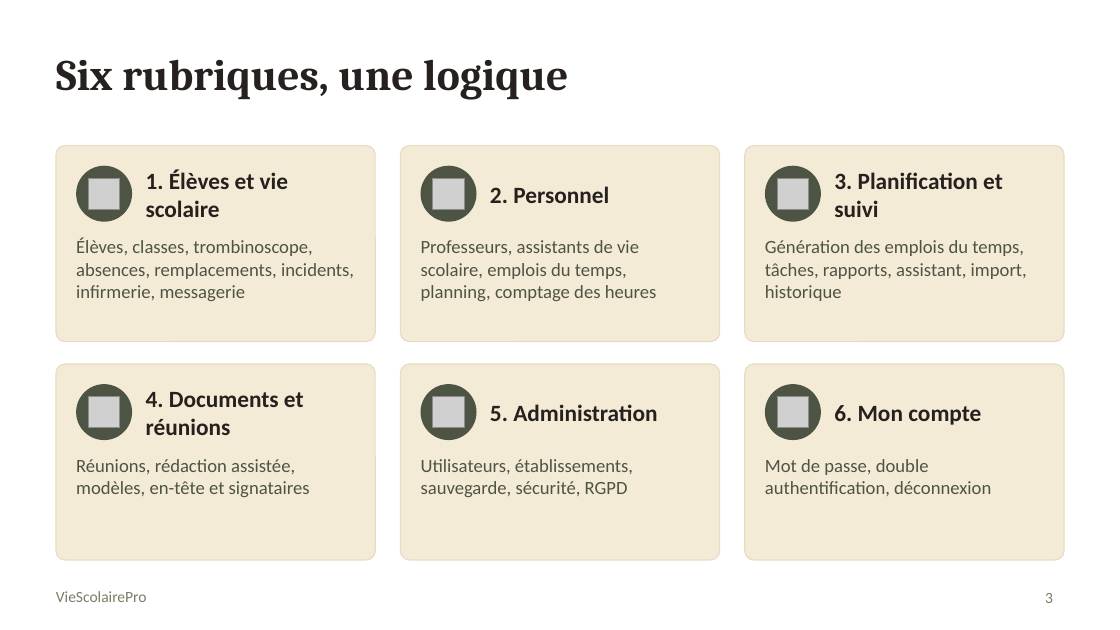
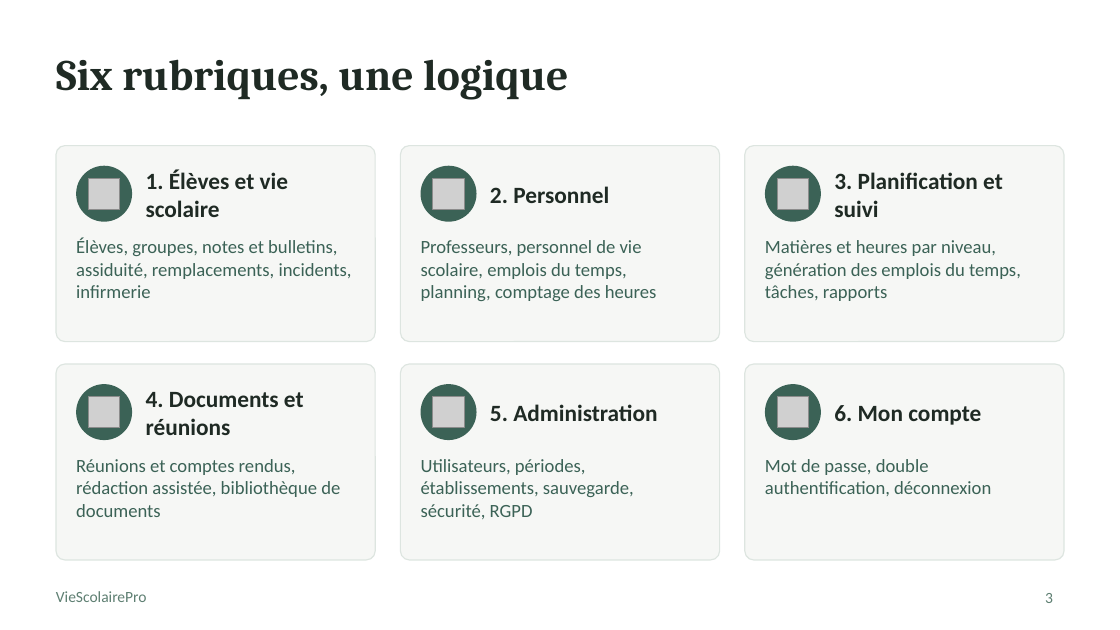
Before and after one commit to selwateaching/academie, a slide deck: slide 3 of presentation/VieScolairePro_presentation.pptx. Drawn at 1120x630 pixels with LibreOffice and Linux fonts; fonts in the diff are those of the drawing; grey boxes stand for pictures. Boxes give left, top, right and bottom in pixels: in the first picture for what was removed or moved away, otherwise in the second. Text is boxed around its words. In the diff, an @@ line names an element or a change of style, - is before the commit and + after.

```diff
--- a/presentation/VieScolairePro_presentation.pptx
+++ b/presentation/VieScolairePro_presentation.pptx
@@ text at (76,238,352,298): text changed; text colour #4E5443 to #3B6256 @@
-Élèves, classes, trombinoscope, absences, remplacements, incidents, infirmerie, messagerie
+Élèves, groupes, notes et bulletins, assiduité, remplacements, incidents, infirmerie
@@ text at (421,240,657,301): text changed; text colour #4E5443 to #3B6256 @@
-Professeurs, assistants de vie scolaire, emplois du temps, planning, comptage des heures
+Professeurs, personnel de vie scolaire, emplois du temps, planning, comptage des heures
@@ text at (765,240,1021,301): text changed; text colour #4E5443 to #3B6256 @@
-Génération des emplois du temps, tâches, rapports, assistant, import, historique
+Matières et heures par niveau, génération des emplois du temps, tâches, rapports
@@ fill #F4EBD7 to #F6F7F5; outline #E6DCC3 0.75 pt to #DDE5E0 0.75 pt in 6 elements at (56,146,375,342), (401,146,720,342), (745,146,1064,342), (56,364,375,560), (401,364,720,560), (745,364,1064,560) @@
@@ fill #4E5443 to #3B6256 in 6 elements at (76,166,132,222), (420,166,476,222), (765,166,821,222), (76,384,132,440), (420,384,476,440), (765,384,821,440) @@
@@ text colour #26211E to #1F2A24 in 6 elements at (146,169,288,217), (490,186,609,203), (834,172,1003,217), (146,392,304,435), (490,404,657,421), (834,405,981,425) @@
@@ text at (76,459,340,517): text changed; text colour #4E5443 to #3B6256 @@
-Réunions, rédaction assistée, modèles, en-tête et signataires
+Réunions et comptes rendus, rédaction assistée, bibliothèque de documents
@@ text at (421,459,634,519): text changed; text colour #4E5443 to #3B6256 @@
-Utilisateurs, établissements, sauvegarde, sécurité, RGPD
+Utilisateurs, périodes, établissements, sauvegarde, sécurité, RGPD
@@ text "Mot de passe, double authentification, ..." at (765,459,991,496): text colour #4E5443 to #3B6256 @@
@@ text "VieScolairePro" at (56,591,147,602): text colour #777F67 to #5E7F72 @@
@@ page number at (1045,593,1053,603): text colour #777F67 to #5E7F72 @@
```
Also in this commit, not shown: 17 other slides changed, 17 slides added, 2 slides removed, 42 other files.
